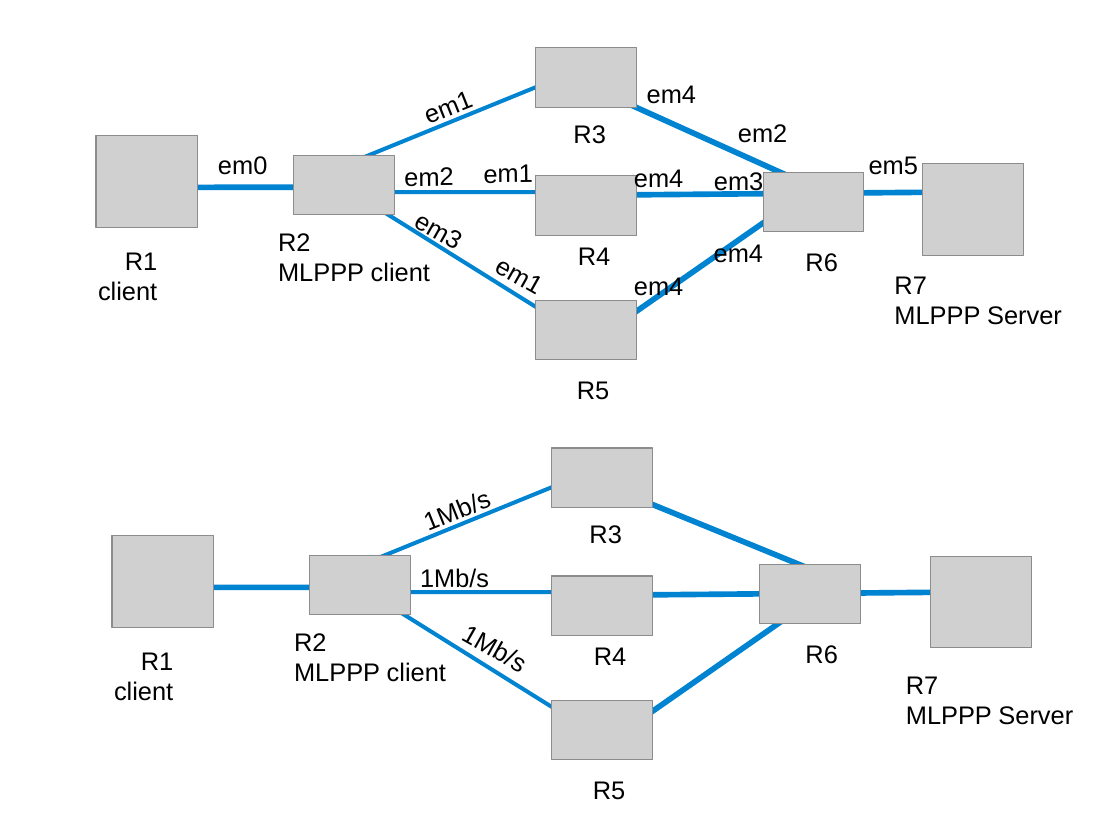
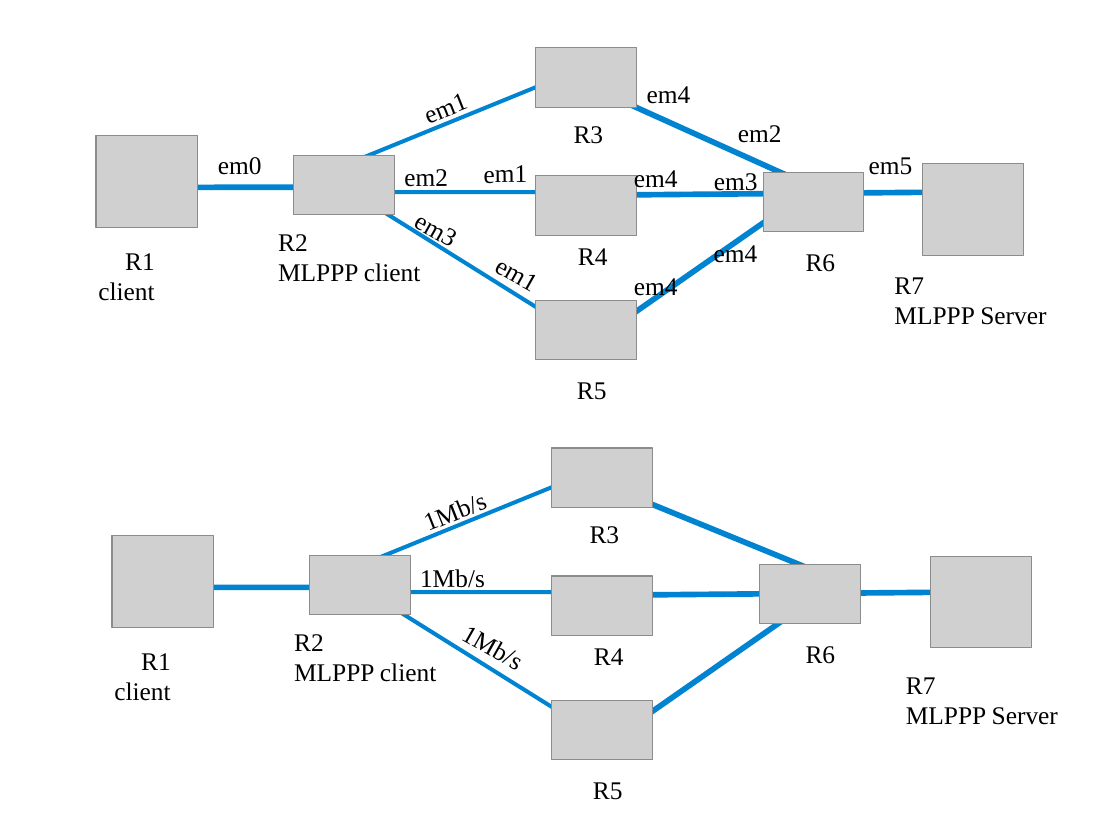
Before and after one commit to ocochard/BSDRP, a slide deck: slide 13 of trunk/docs/labs.examples.odp. Drawn at 1120x840 pixels with LibreOffice and Linux fonts; fonts in the diff are those of the drawing; grey boxes stand for pictures. Boxes give left, top, right and bottom in pixels: in the first picture for what was removed or moved away, otherwise in the second. Text is boxed around its words. In the diff, an @@ line names an element or a change of style, - is before the commit and + after.

```diff
--- a/trunk/docs/labs.examples.odp
+++ b/trunk/docs/labs.examples.odp
@@ font Arial to Times New Roman in 30 elements at (404, 169, 448, 192), (461, 496, 489, 523), (484, 165, 528, 184), (98, 253, 155, 301), (114, 653, 171, 701), (578, 248, 608, 265), (577, 382, 607, 400), (594, 648, 624, 665), (593, 782, 623, 800), (806, 646, 836, 664), (806, 254, 836, 272), (574, 126, 604, 144), (590, 526, 620, 544), (491, 639, 517, 671), (420, 569, 485, 593), (409, 77, 489, 152), (869, 157, 913, 175), (647, 86, 691, 104), (634, 170, 678, 192), (634, 278, 678, 301), (714, 173, 758, 196), (714, 242, 758, 263), (738, 125, 782, 143), (218, 157, 262, 175), (294, 634, 436, 682), (278, 234, 420, 282), (428, 94, 469, 129), (400, 195, 475, 260), (894, 277, 1046, 325), (906, 677, 1058, 725) @@
```
Also in this commit, not shown: 17 other slides changed, 1 slide added.
